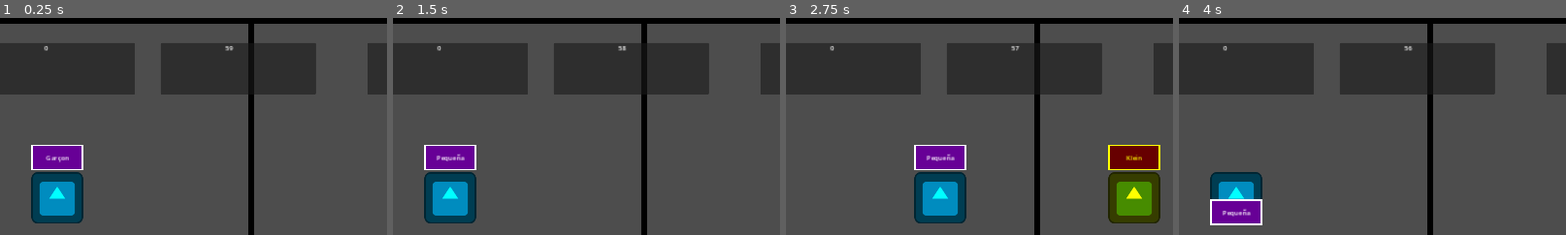
Above: before the commit, frames 1-4 (left to right).
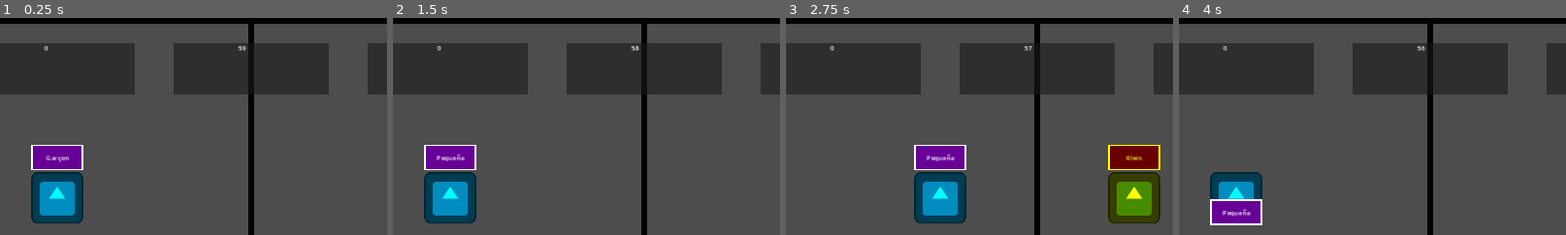
Above: after the commit, the same moments.

Repository: NymmkTheMink/Duo-Ling
Game: Godot game, scene res://game_modes/sort/sort.tscn
Two runs of this game, one before a commit and one after it. Both use one fixed random seed, a clock stepped at 60 frames per second and the inputs below. The project has no main scene, so this scene is started directly. The engine's default icon, where the game draws it, is replaced by a stand-in: a white triangle on a blue panel in a dark square.
Inputs:
- Up to frame 1 (0.25 s): no input
- Up to frame 2 (1.5 s): tap Enter at 0.5 s; hold D (right_P1) 0.53-1.28 s; tap S (choose_P1) at 0.6 s; hold A (left_P1) from 1.28 s (still down); tap Down (choose_P2) at 1.35 s
- Up to frame 3 (2.75 s): release A (left_P1) at 2.03 s; hold D (right_P1) from 2.03 s (still down); tap Left (left_P2) at 2.1 s
- Up to frame 4 (4 s): tap Space at 2.75 s; tap Right (right_P2) at 2.85 s; tap Enter at 3.5 s; release D (right_P1) at 3.53 s; hold A (left_P1) from 3.53 s (still down); tap S (choose_P1) at 3.6 s
The pictures show only the part of the screen within x 18-68%, y 0-50%; the shares and areas given below are measured in that part.

The runs differ from the first frame. In frame 1, 1.6% of the frame differs, in the area x 41-85%, y 11-36%; in frame 2, 1.6%; in frame 3, 1.6%; in frame 4, 1.6%.

Commit message:
moved time panel

Diff:
--- a/game_modes/sort/sort.tscn
+++ b/game_modes/sort/sort.tscn
@@ -164,9 +164,9 @@
 text = "1"
 
 [node name="TimerPanel" type="Panel" parent="."]
-offset_left = 736.0
+offset_left = 768.0
 offset_top = 64.0
-offset_right = 1120.0
+offset_right = 1152.0
 offset_bottom = 192.0
 metadata/_edit_group_ = true
 
